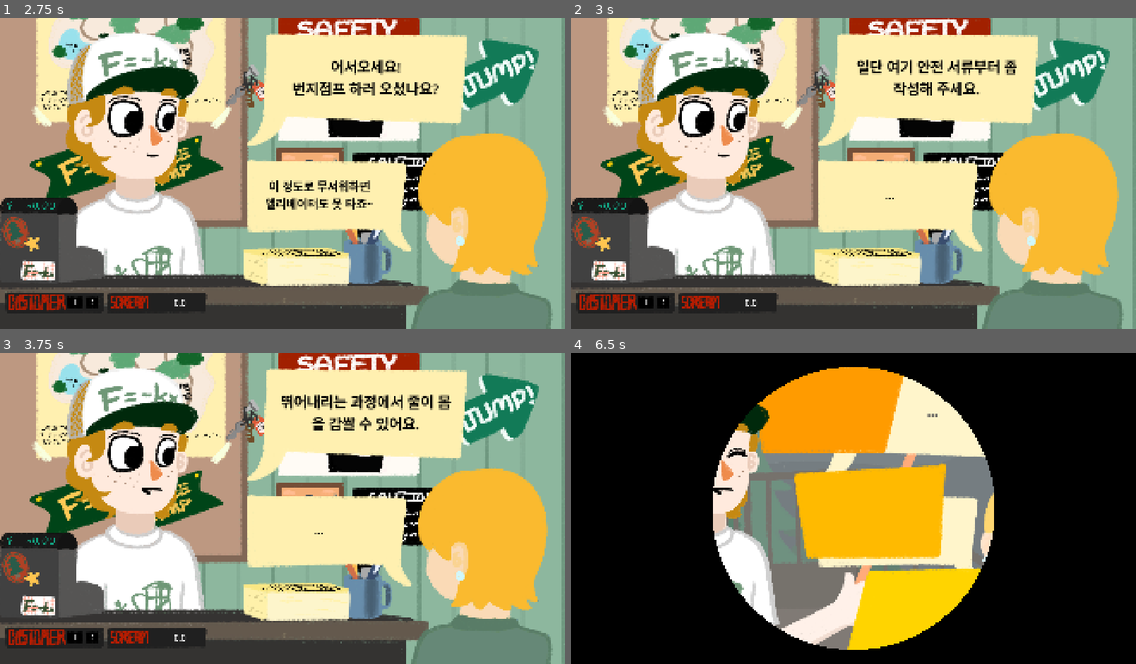
Above: before the commit, frames 1-4 (two rows, left to right).
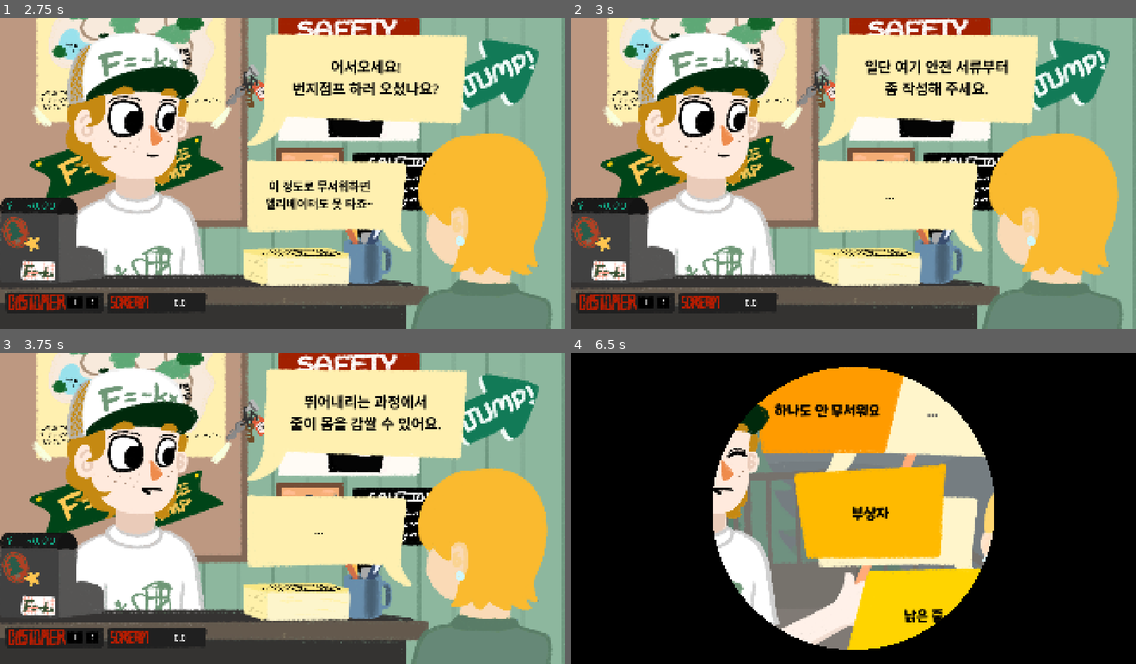
Above: after the commit, the same moments.

Repository: xyur2/F--kx
Game: Godot game, scene res://scene/main.tscn
The game is run twice, just before and just after one commit, with the same random seed, the same clock (stepped at 60 frames per second) and the same inputs. This scene is started directly instead of the project's main scene.
Inputs (mouse positions are in pixels of both pictures, inside the frame that each line leads up to):
- Up to frame 1 (2.75 s): move the mouse to (406, 157) at 0.52 s; tap Space (continue) at 0.6, 1.35, 2.1 s; move the mouse to (169, 189) at 1.27 s; tap Enter at 2 s; move the mouse to (339, 105) at 2.02 s
- Up to frame 2 (3 s): tap Space (continue) at 2.75, 2.85 s; move the mouse to (825, 235) at 2.77 s
- Up to frame 3 (3.75 s): tap Space (continue) at 3.5, 3.6 s; move the mouse to (452, 555) at 3.52 s
- Up to frame 4 (6.5 s): tap Space (continue) at 4.25, 4.35, 5, 5.1, 5.75, 5.85 s; move the mouse to (684, 461) at 4.27 s; move the mouse to (881, 508) at 5.02 s; move the mouse to (768, 430) at 5.77 s

Frame 1 is identical in both runs. In frame 2, 1.5% of the frame differs, in the area x 50-79%, y 13-25%; in frame 3, 1.8%, in the area x 49-80%, y 13-25%; in frame 4, 0.9%.

Commit message:
joke button select

Diff:
--- a/scene/joke.tscn
+++ b/scene/joke.tscn
@@ -1,6 +1,7 @@
 [gd_scene format=3 uid="uid://daanmlo268yyd"]
 
 [ext_resource type="Texture2D" uid="uid://b7baexowsivoo" path="res://asset/button_1.png" id="1_typl6"]
+[ext_resource type="FontFile" uid="uid://dpmd0flr32atc" path="res://asset/font_bold.ttf" id="2_7ihp2"]
 [ext_resource type="Texture2D" uid="uid://btxevnfbgge43" path="res://asset/button_2.png" id="2_jj4g0"]
 [ext_resource type="PackedScene" uid="uid://bq5ol7s0jrkkj" path="res://scene/me.tscn" id="2_vgkxu"]
 [ext_resource type="Texture2D" uid="uid://8brt8b5qhhni" path="res://asset/button_3.png" id="3_7ihp2"]
@@ -21,6 +22,19 @@
 position = Vector2(300, 186)
 texture = ExtResource("1_typl6")
 
+[node name="Label" type="Label" parent="Button" unique_id=1265908872]
+layout_mode = 0
+offset_left = 122.0
+offset_top = 70.0
+offset_right = 511.0
+offset_bottom = 325.0
+theme_override_colors/font_color = Color(0, 0, 0, 1)
+theme_override_fonts/font = ExtResource("2_7ihp2")
+theme_override_font_sizes/font_size = 50
+horizontal_alignment = 1
+vertical_alignment = 1
+autowrap_mode = 2
+
 [node name="Button2" type="Button" parent="." unique_id=876397740]
 offset_left = 750.0
 offset_top = 372.0
@@ -32,6 +46,19 @@
 scale = Vector2(1.121673, 1.1070287)
 texture = ExtResource("2_jj4g0")
 
+[node name="Label" type="Label" parent="Button2" unique_id=1593123084]
+layout_mode = 0
+offset_left = 94.0
+offset_top = 59.0
+offset_right = 483.0
+offset_bottom = 314.0
+theme_override_colors/font_color = Color(0, 0, 0, 1)
+theme_override_fonts/font = ExtResource("2_7ihp2")
+theme_override_font_sizes/font_size = 50
+horizontal_alignment = 1
+vertical_alignment = 1
+autowrap_mode = 2
+
 [node name="Button3" type="Button" parent="." unique_id=1405512667]
 offset_left = 912.0
 offset_top = 730.0
@@ -42,6 +69,19 @@
 position = Vector2(300, 186)
 texture = ExtResource("3_7ihp2")
 
+[node name="Label" type="Label" parent="Button3" unique_id=795118560]
+layout_mode = 0
+offset_left = 117.0
+offset_top = 56.0
+offset_right = 506.0
+offset_bottom = 311.0
+theme_override_colors/font_color = Color(0, 0, 0, 1)
+theme_override_fonts/font = ExtResource("2_7ihp2")
+theme_override_font_sizes/font_size = 50
+horizontal_alignment = 1
+vertical_alignment = 1
+autowrap_mode = 2
+
 [node name="Me" parent="." unique_id=780189449 instance=ExtResource("2_vgkxu")]
 position = Vector2(980, 540)
 scale = Vector2(0.85, 0.85)
--- a/scene/main.tscn
+++ b/scene/main.tscn
@@ -40,7 +40,7 @@
 [node name="Bungee" parent="." unique_id=304857572 instance=ExtResource("1_v0l8b")]
 position = Vector2(0, 2000)
 
-[node name="AnimatedSprite2D" parent="Bungee/Customer" parent_id_path=PackedInt32Array(304857572, 1964555339) index="0" unique_id=272378064]
+[node name="AnimatedSprite2D" parent="Bungee/Customer" index="0" unique_id=272378064]
 script = null
 
 [node name="Tower" parent="." unique_id=1629670762 instance=ExtResource("2_wp4xf")]
--- a/script/gamesystem.gd
+++ b/script/gamesystem.gd
@@ -125,10 +125,10 @@
 		lines = [
 			["me", "어서오세요!\n번지점프 하러 오셨나요?"],
 			["customer", customer.get_line1()],
-			["me", "일단 여기 안전 서류부터 좀 작성해 주세요."],
+			["me", "일단 여기 안전 서류부터\n좀 작성해 주세요."],
 			["customer", customer.get_line2()],
-			["me", "음, 서류 확인했어요! 그럼 간단한 안전교육을 진행해 볼게요."],
-			["me", "뛰어내리는 과정에서 줄이 몸을 감쌀 수 있어요."],
+			["me", "음, 서류 확인했어요!\n그럼 간단한 안전교육을 진행해 볼게요."],
+			["me", "뛰어내리는 과정에서\n줄이 몸을 감쌀 수 있어요."],
 			["me", "이때 목이 졸리지 않게\n머리를 팔로 감싸 주셔야 해요."],
 			["customer", customer.get_line3()],
 			["me", "물론 저희 번지점프대에선\n한번도 사고가 난 적이\n없답니다!"],
@@ -181,9 +181,9 @@
 		var joke_2 = joke.new()
 		var joke_3 = joke.new()
 
-		var button1 = get_node("Joke/Button")
-		var button2 = get_node("Joke/Button2")
-		var button3 = get_node("Joke/Button3")
+		var button1 = get_node("Joke/Button/Label")
+		var button2 = get_node("Joke/Button2/Label")
+		var button3 = get_node("Joke/Button3/Label")
 		button1.text = joke_1.get_joke_name()
 		button2.text = joke_2.get_joke_name()
 		button3.text = joke_3.get_joke_name()
